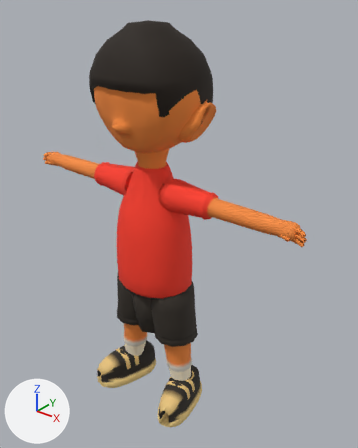
What one commit did to the Blender file assets/v2/source/smokey-pilot.blend.
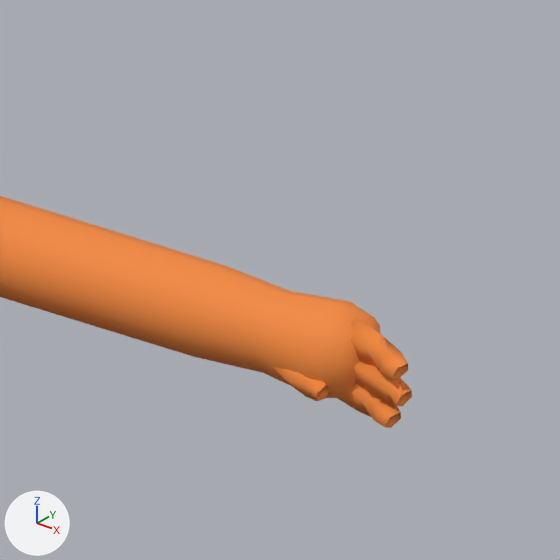
The first picture shows the older version from a 50 mm lens placed at (2.98, -3.32, 4.25), pointed at (0.15, 0.21, 2.06). The close-ups show the older and then the newer version on the part from 63% to 94% of the width and 36% to 61% of the height of that picture. Only the edits that show in the close-ups are written down. The axes (+X, +Y, +Z) are drawn at lower left. The lights are the same throughout.

Names of what the first close-up shows: 'kid_smokey_LOD0'.
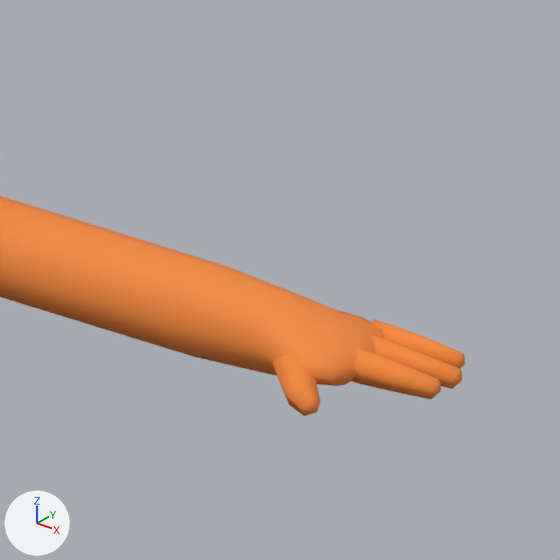
What differs and where, as boxes (x1, y1, x2, y2) in the close-ups (560 x 560 px; the box of a moved part takes in the faces that stretch with it):
'kid_smokey_LOD0', reshaped: before (0, 196, 412, 428); after (0, 196, 465, 416)
part 1 of me_kid_smokey_lod0_mesh_001, moved or reshaped: before (255, 291, 412, 428); after (255, 292, 465, 416)

The change, as a list of edits to the scene's bpy script:
```text
Change me_kid_smokey_lod0_mesh_001:
    used by ob_kid_smokey_lod0; location = (0.0, 0.0, 0.0)
    remove me_kid_smokey_lod0_mesh_001.from_pydata(...)  # 3280 vertices, 3350 faces; spans x -1.62..1.62, y -0.48..0.57, z 0.01..3.97
    add me_kid_smokey_lod0_mesh_001.from_pydata(...)  # 3280 vertices, 3350 faces; spans x -1.67..1.67, y -0.48..0.57, z 0.01..3.97
    me_kid_smokey_lod0_mesh_001 part 1: 124 of 3280 vertices moved; they spanned x 1.37..1.62, y -0.09..0.08, z 2.39..2.55 and now span x 1.38..1.67, y -0.17..0.11, z 2.41..2.53; mean shift (0.01, 0.02, 0.01); largest move (1.6, -0.05, 2.42) -> (1.64, 0.08, 2.49)
    other edits to the shape of me_kid_smokey_lod0_mesh_001 do not show in these pictures
```
